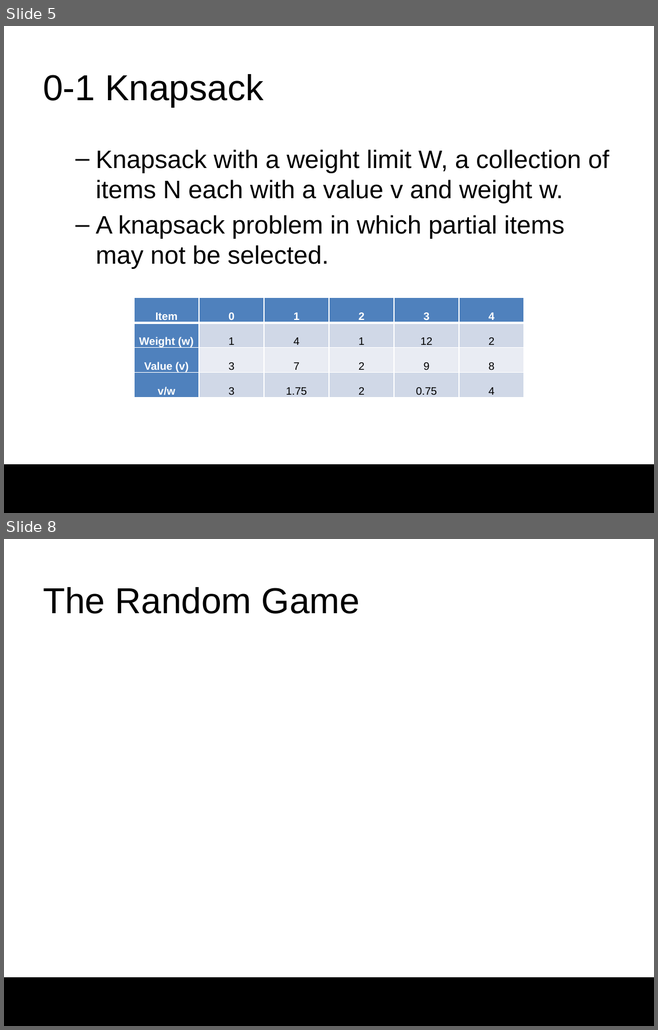
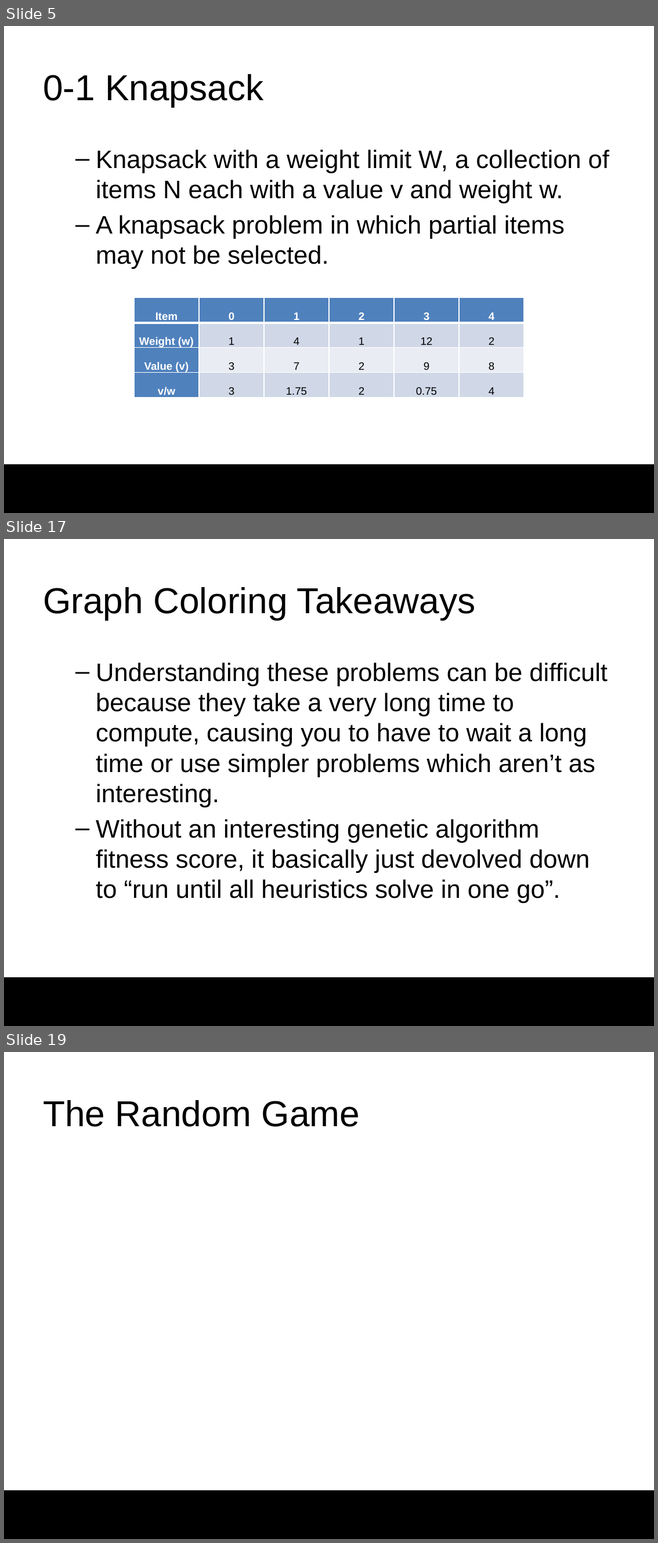
Before and after one commit to darrare/MS-Thesis, a slide deck: Documentation/Presentation.pptx. Shown one above the other, each under a label of ours: slides 5 and 8 before the commit, slides 5, 17 and 19 after it; the slides between them are not shown. The pictures are 658x1030 and 658x1543 pixels, drawn with LibreOffice and Linux fonts; fonts in the diff are those of the drawing; background and template pictures are left out. Boxes give left, top, right and bottom in pixels: in the first picture for what was removed or moved away, otherwise in the second. Text is boxed around its words. In the diff, an @@ line names an element or a change of style, - is before the commit and + after.

```diff
--- a/Documentation/Presentation.pptx
+++ b/Documentation/Presentation.pptx
@@ slide 17 added at bbox=[4, 539, 654, 1026], background #FFFFFF; not listed: 1 template element that a slide beside it also shows @@
@@ title added at bbox=[43, 587, 476, 620], 40 pt, text #000000 @@
+Graph Coloring Takeaways
@@ text added at bbox=[96, 663, 607, 903], 28 pt, text #000000 @@
+  – Understanding these problems can be difficult because they take a very long time to compute, causing you to have to wait a long time or use simpler problems which aren’t as interesting.
+  – Without an interesting genetic algorithm fitness score, it basically just devolved down to “run until all heuristics solve in one go”.
@@ what was slide 8 is now slide 19 @@
```
Also in this commit, not shown: 2 slides changed, 10 other slides added.
